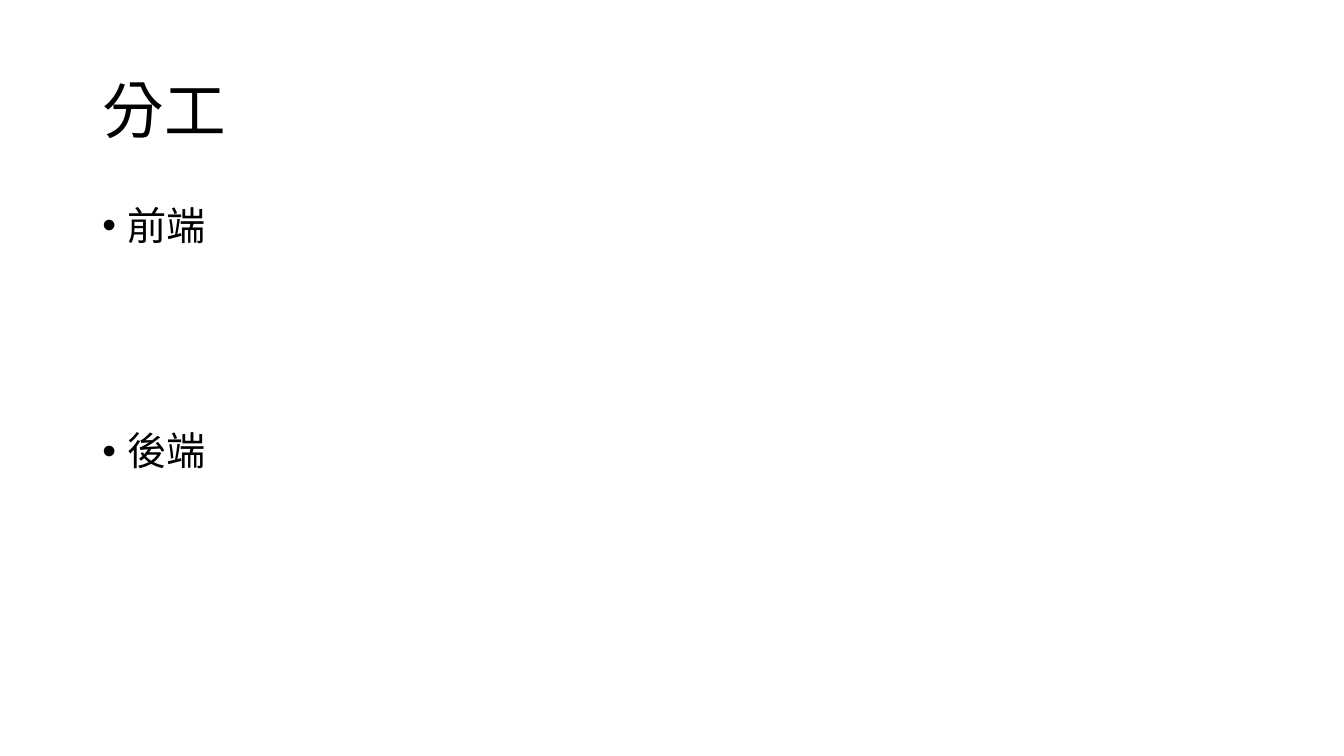
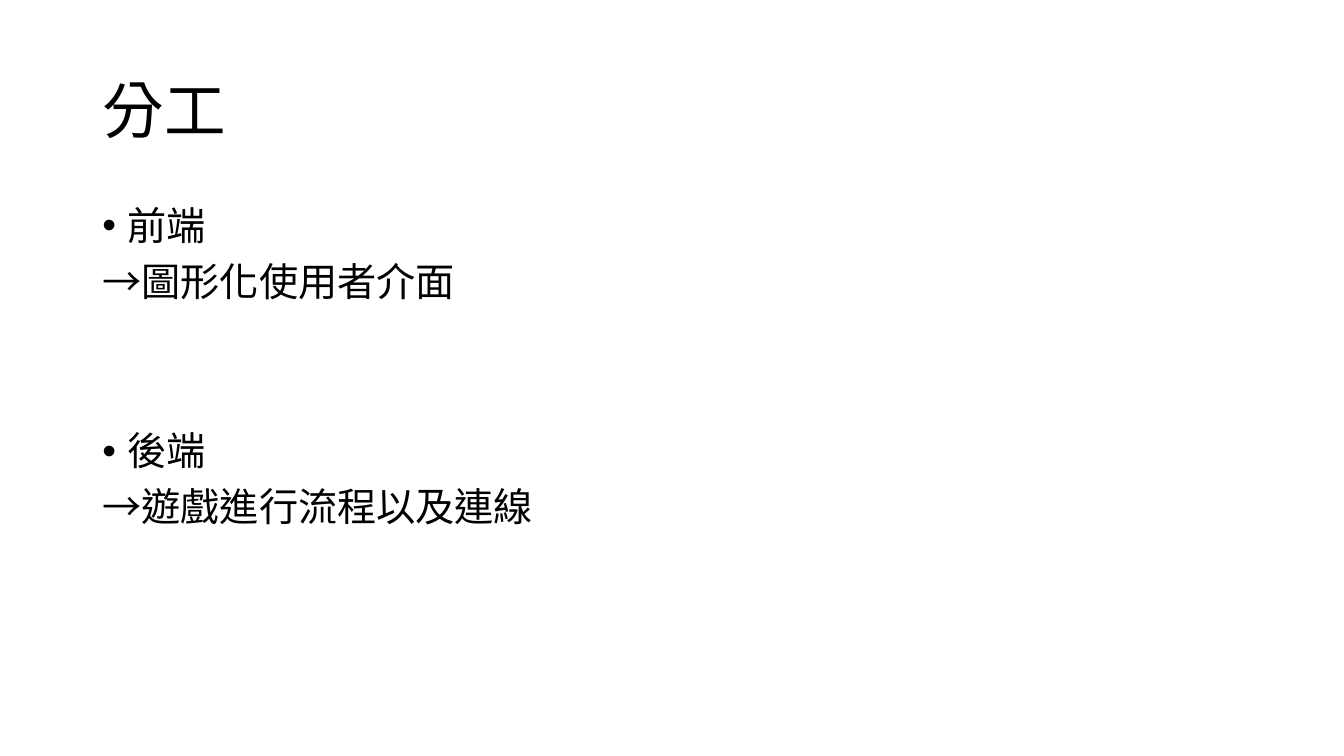
Before and after one commit to Joe-lin-ezra/BattleShip, a slide deck: slide 11 of doc/網路程式設計報告.pptx (slide 4 before the commit). Drawn at 1344x756 pixels with LibreOffice and Linux fonts; fonts in the diff are those of the drawing. Boxes give left, top, right and bottom in pixels: in the first picture for what was removed or moved away, otherwise in the second. Text is boxed around its words. In the diff, an @@ line names an element or a change of style, - is before the commit and + after.

```diff
--- a/doc/網路程式設計報告.pptx
+++ b/doc/網路程式設計報告.pptx
@@ text at [102, 263, 454, 300]: paragraph added @@
+→圖形化使用者介面
@@ text at [102, 488, 533, 525]: paragraph added @@
+→遊戲進行流程以及連線
```
Also in this commit, not shown: 7 slides added.
